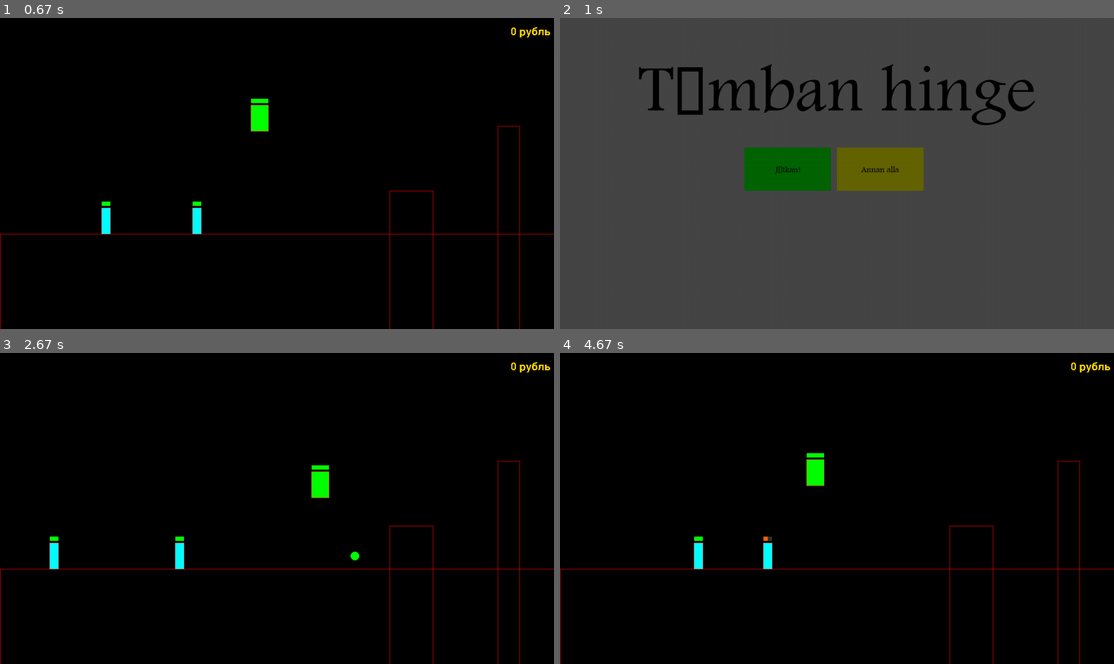
Above: before the commit, frames 1-4 (two rows, left to right).
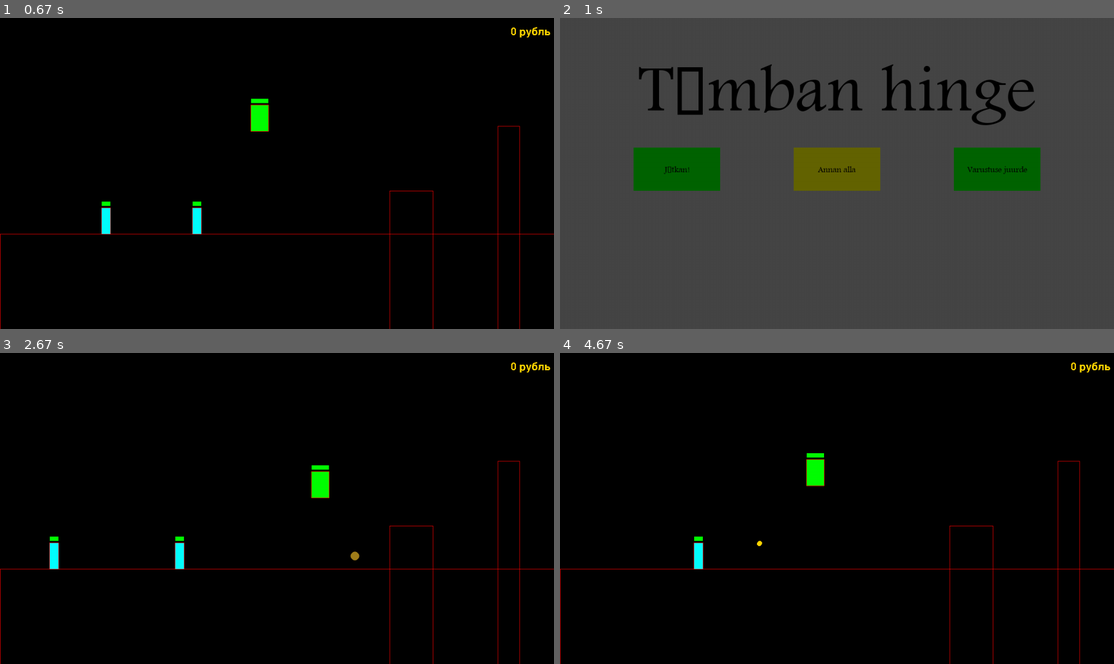
Above: after the commit, the same moments.

Repository: KarupoegPuhh/2020-projekt
Game: pygame game, started from MAIN.py
Same seed, same stepped clock (60 frames per second), same inputs: the game is played once before the commit and once after it.
Inputs (mouse positions are in pixels of both pictures, inside the frame that each line leads up to):
- Up to frame 1 (0.67 s): click "minek" at 0.38 s
- Up to frame 2 (1 s): tap P at 0.67 s
- Up to frame 3 (2.67 s): click (437, 505) at 1.05 s, where only the run after the commit has a clickable "Varustuse juurde"; click (277, 632) at 1.38 s, where only the run after the commit has a clickable "Olen valmis naasma!"; click "Jätkan!" at 1.72 s; hold D 2-2.47 s; move the mouse to (132, 393) at 2.03 s; tap Space at 2.07, 2.37, 2.57 s; hold W from 2.5 s (still down)
- Up to frame 4 (4.67 s): release W at 2.8 s; hold D 2.83-3.3 s; tap Space at 2.9, 3.2, 3.4, 3.7, 3.97, 4.27, 4.4 s; hold A 3.33-3.87 s; hold A 3.9-4.3 s; hold W from 4.33 s (still down)

Frame 1 is identical in both runs. In frame 2, 7.8% of the frame differs, in the area x 13-87%, y 41-56%; in frame 3, less than 0.1%; in frame 4, 0.2%.

Commit message:
Mängus on kolm relva ja inventory menu kus saab relvi muuta

Diff:
--- a/MAIN.py
+++ b/MAIN.py
@@ -283,9 +283,15 @@
             TextRect.center = ((laius // 2), (170))
             aken.blit(TextSurf, TextRect)
 
-
-            nupp("Jätkan!", laius/3, 300, 200, 100, (0,100,0), (0,255,0), unpause)
-            nupp("Annan alla", laius/2, 300, 200, 100, (100,100,0), (255,255,0), intro)
+            keys = pg.key.get_pressed()
+
+            if keys [pg.K_i]:
+                inventory()
+
+
+            nupp("Jätkan!", 170, 300, 200, 100, (0,100,0), (0,255,0), unpause)
+            nupp("Annan alla", 540, 300, 200, 100, (100,100,0), (255,255,0), intro)
+            nupp("Varustuse juurde", 910, 300, 200, 100, (0,100,0), (0,255,0), inventory)
 
             pg.display.update()
 
@@ -395,7 +401,7 @@
                         quit()
 
                 aken.fill((70,70,70))
-                TextSurf, TextRect = text_objects("Sa tegid seda!", largeText)
+                TextSurf, TextRect = text_objects("Sa said hakkama!", largeText)
                 TextRect.center = ((laius // 2), (170))
                 aken.blit(TextSurf, TextRect)
 
@@ -404,6 +410,43 @@
                 nupp("Aitab kah...", laius/2-100 , kõrgus/2-50 , 200, 100, (100,100,0), (255,255,0), quit)
 
                 pg.display.update()
+
+    def inventory():
+        global inventory_tab
+        inventory_tab = True
+        while inventory_tab:
+            for event in pg.event.get():
+                if event.type == pg.QUIT:
+                    pg.quit()
+                    quit()
+
+            aken.fill((70,70,70))
+            TextSurf, TextRect = text_objects("Vali oma varustus", largeText)
+            TextRect.center = ((laius // 2), (100))
+            aken.blit(TextSurf, TextRect)
+
+
+
+            nupp("Olen valmis naasma!", laius/2-100 , 600, 200, 100, (100,100,0), (255,255,0), invent_stop)
+            #Relva valik
+            nupp("lingu viskama!", 170, 300, 200, 100, (100,100,100), (200,200,200), ling_equip)
+            nupp("Ma leidsin hernepüssi!", 540, 300, 200, 100, (100,100,100), (200,200,200), hernepüss_equip)
+            nupp("Ohh kartulikahur!", 910 , 300, 200, 100, (100,100,100), (200,200,200), kartulikahur_equip)
+
+            pg.display.update()
+
+    def invent_stop():
+        global inventory_tab
+        inventory_tab = False
+
+    def ling_equip():
+        ling.equip()
+
+    def hernepüss_equip():
+        hernepüss.equip()
+
+    def kartulikahur_equip():
+        kartulikahur.equip()
 
     #VARS ja objektid
     if True: #et saaks collapsida
@@ -424,13 +467,14 @@
         paha1.y = põrand1.y-paha1.pikkus
         pahad = [paha, paha1]
         #Relvad
-        vanilla = Relvad(1, 10, 5, (255,255,255), 20, 1)
-        hernepüss = Relvad(5, 50, 10, (0,255,0), 10, 0)
+        ling = Relvad(2, 10, 5, (255,255,255), 10, 1)
+        hernepüss = Relvad(1, 5, 3, (0,255,0), 20, 0)
+        kartulikahur = Relvad(10, 30, 10, (161,127,27), 10, 0)
 
         #vars
         kuulid = []
         kuulide_cd = 0
-        kuulide_maxcount = 5
+        kuulide_maxcount = 500
 
         pause = False
         running = True
@@ -463,14 +507,10 @@
         pg.mixer.Sound.set_volume(whit,0.4)
         #pg.mixer.Sound.set_volume(hop,2)
         #pg.mixer.Sound.set_volume(hop2,2)
+        #Et mängjal oleks alguses relv
+        ling.equip()
 
     while running:
-        if Tom.x < 500:
-            vanilla.equip()
-        if Tom.x > 500:
-            hernepüss.equip()
-        print(Relvad.instance)
-
 
         #exit
         for event in pg.event.get():
